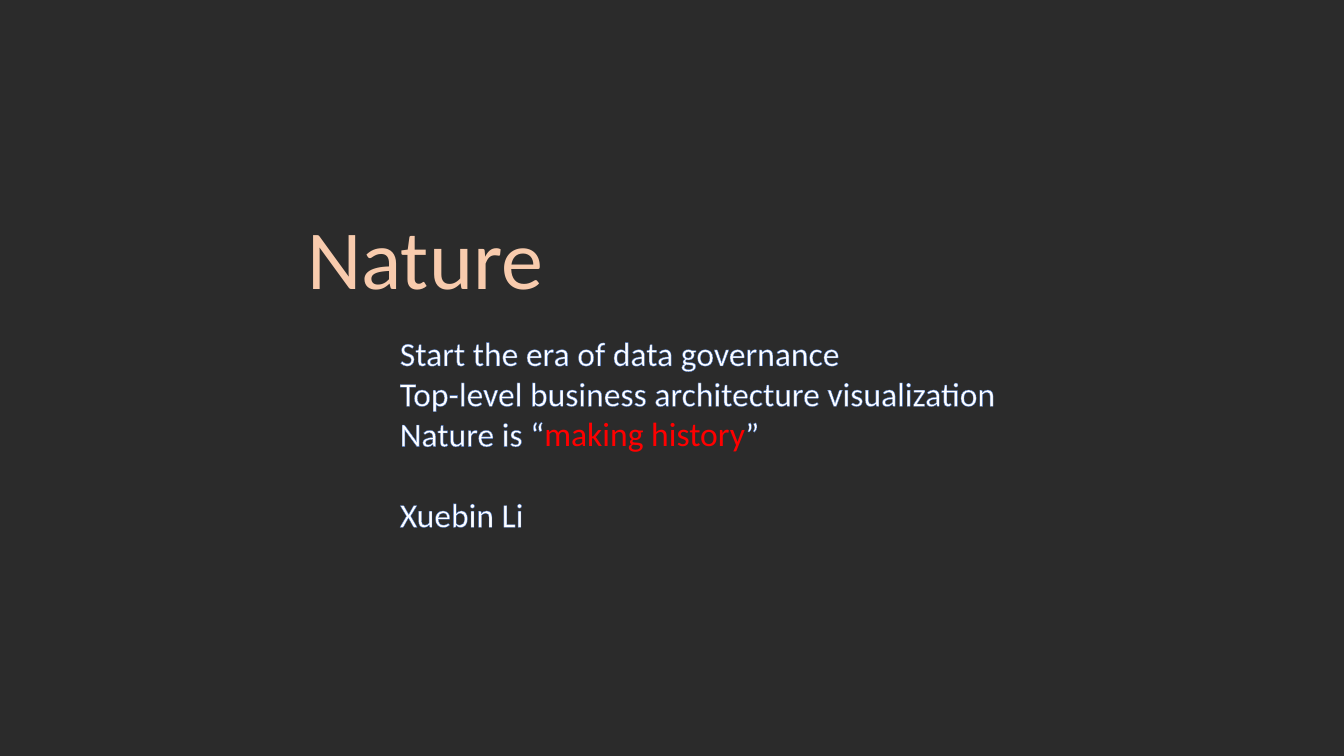
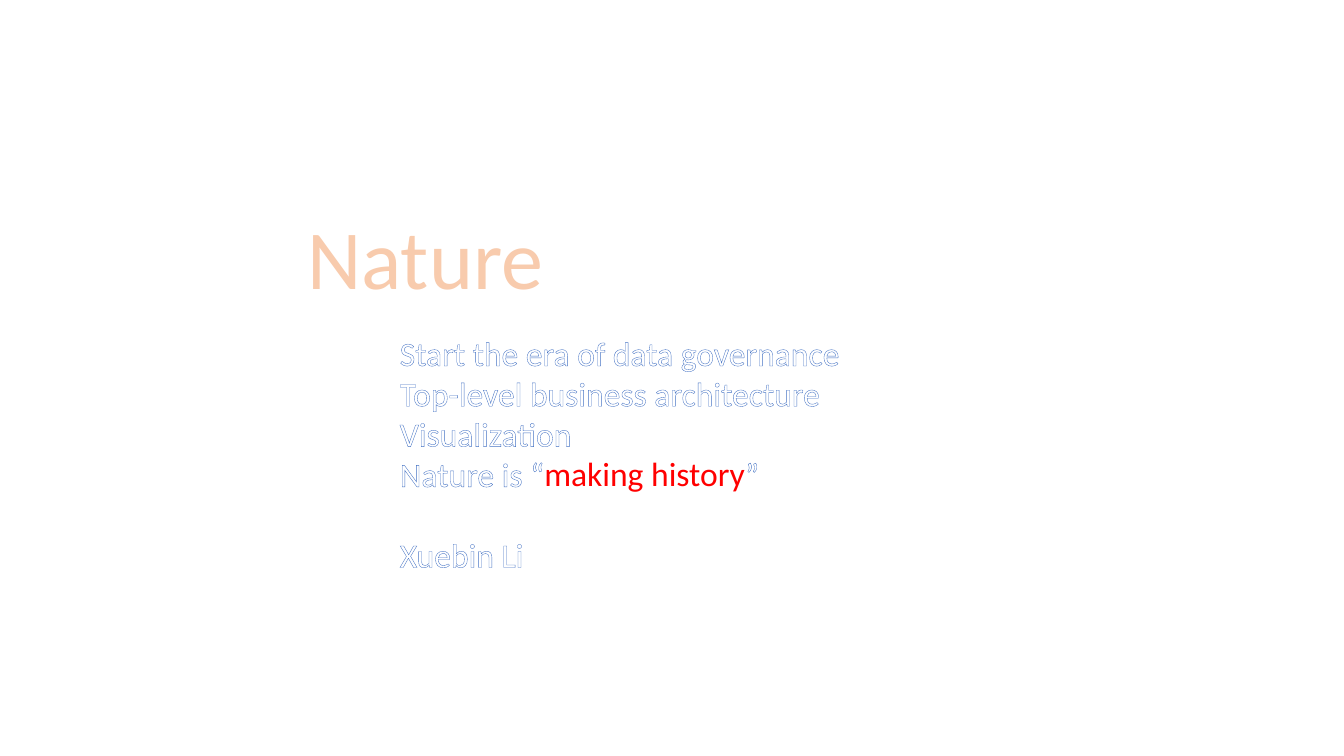
Before and after one commit to llxxbb/Nature, a slide deck: slide 1 of doc/nature.pptx. Drawn at 1344x756 pixels with LibreOffice and Linux fonts; fonts in the diff are those of the drawing; background and template pictures are left out; a plain dark background stands for a picture behind light text. Boxes give left, top, right and bottom in pixels: in the first picture for what was removed or moved away, otherwise in the second. Text is boxed around its words. In the diff, an @@ line names an element or a change of style, - is before the commit and + after.

```diff
--- a/doc/nature.pptx
+++ b/doc/nature.pptx
@@ background picture (left out) to #FFFFFF @@
@@ text at (400,382,819,492): text changed @@
-Top-level business architecture visualization
-Nature is “making history”
+Top-level business architecture
+Visualization
+Nature is “making history”
```
Also in this commit, not shown: 15 other slides changed, 1 slide added, 1 slide removed, 4 other files.
